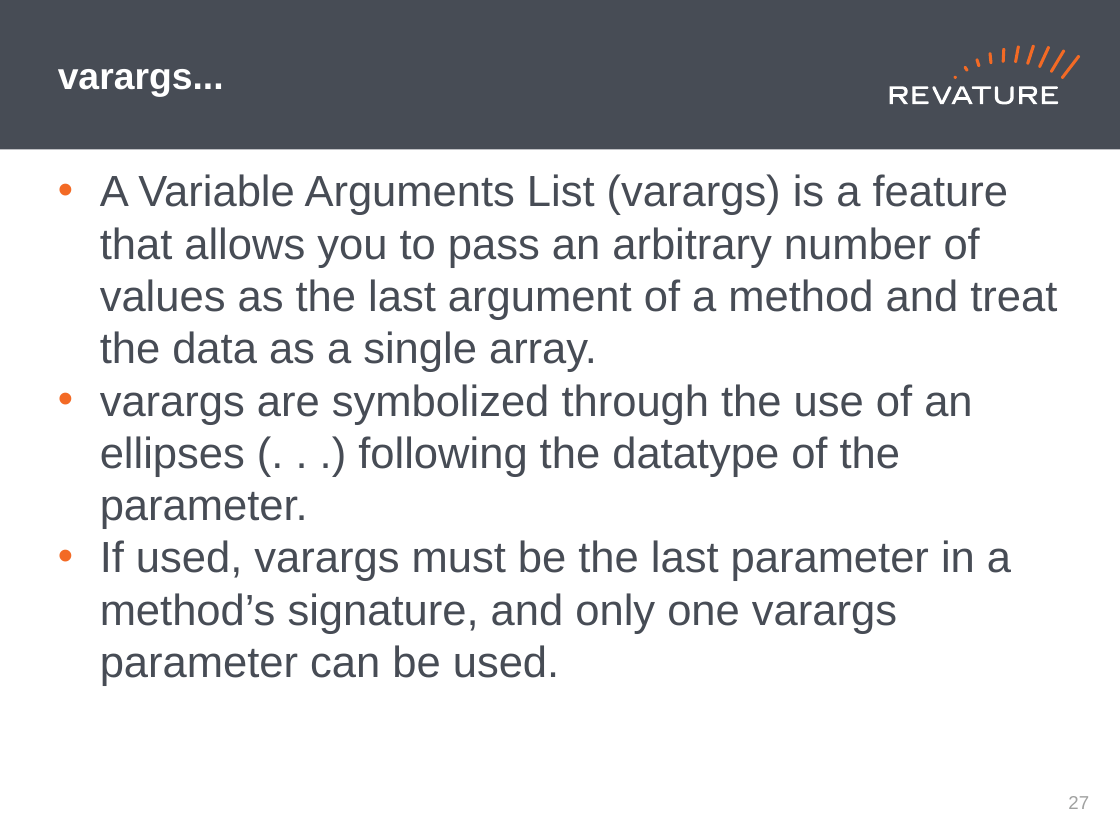
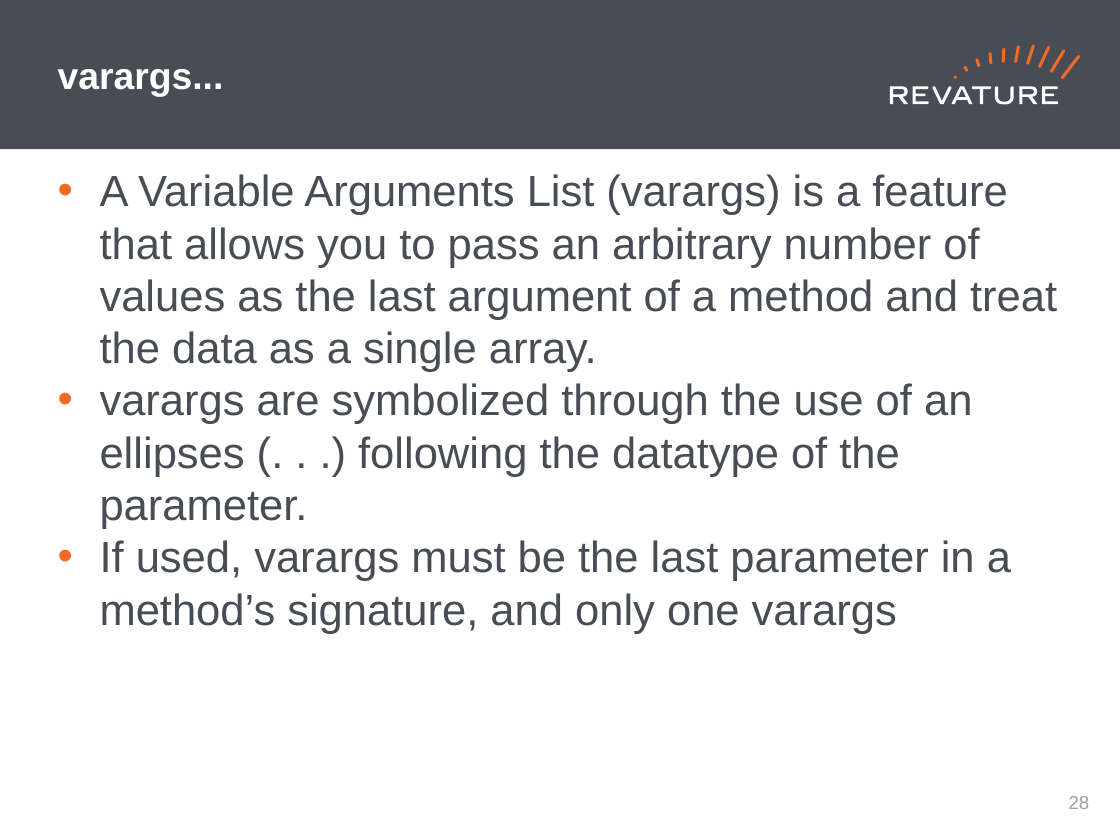
Before and after one commit to jhigherevature/ROCP-210412, a slide deck: slide 28 of powerpoints/Roc_Day02 - Operators_Methods_Arrays_FlowControl.pptx. Drawn at 1120x840 pixels with LibreOffice and Linux fonts; fonts in the diff are those of the drawing. Boxes give left, top, right and bottom in pixels: in the first picture for what was removed or moved away, otherwise in the second. Text is boxed around its words. In the diff, an @@ line names an element or a change of style, - is before the commit and + after.

```diff
--- a/powerpoints/Roc_Day02 - Operators_Methods_Arrays_FlowControl.pptx
+++ b/powerpoints/Roc_Day02 - Operators_Methods_Arrays_FlowControl.pptx
@@ text at [100,540,1011,634]: text changed @@
-• If used, varargs must be the last parameter in a method’s signature, and only one varargs parameter can be used.
+• If used, varargs must be the last parameter in a method’s signature, and only one varargs
@@ page number at [1069,796,1090,809]: text changed @@
-27
+28
```
Also in this commit, not shown: 40 other slides changed, 11 other files.
